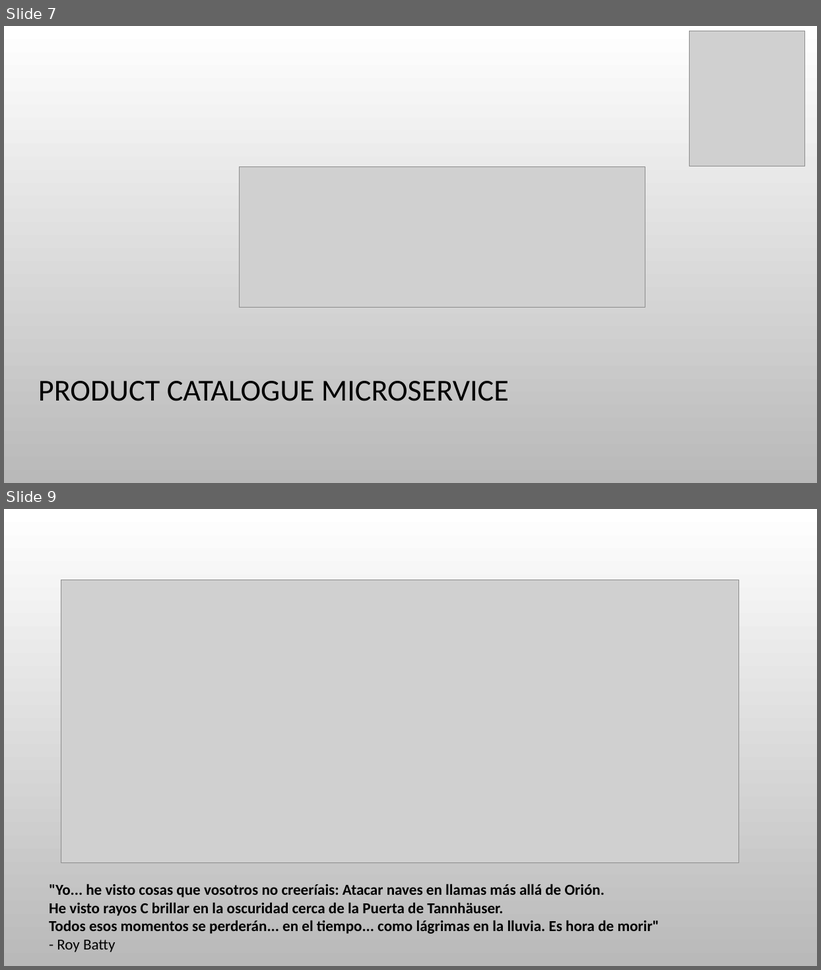
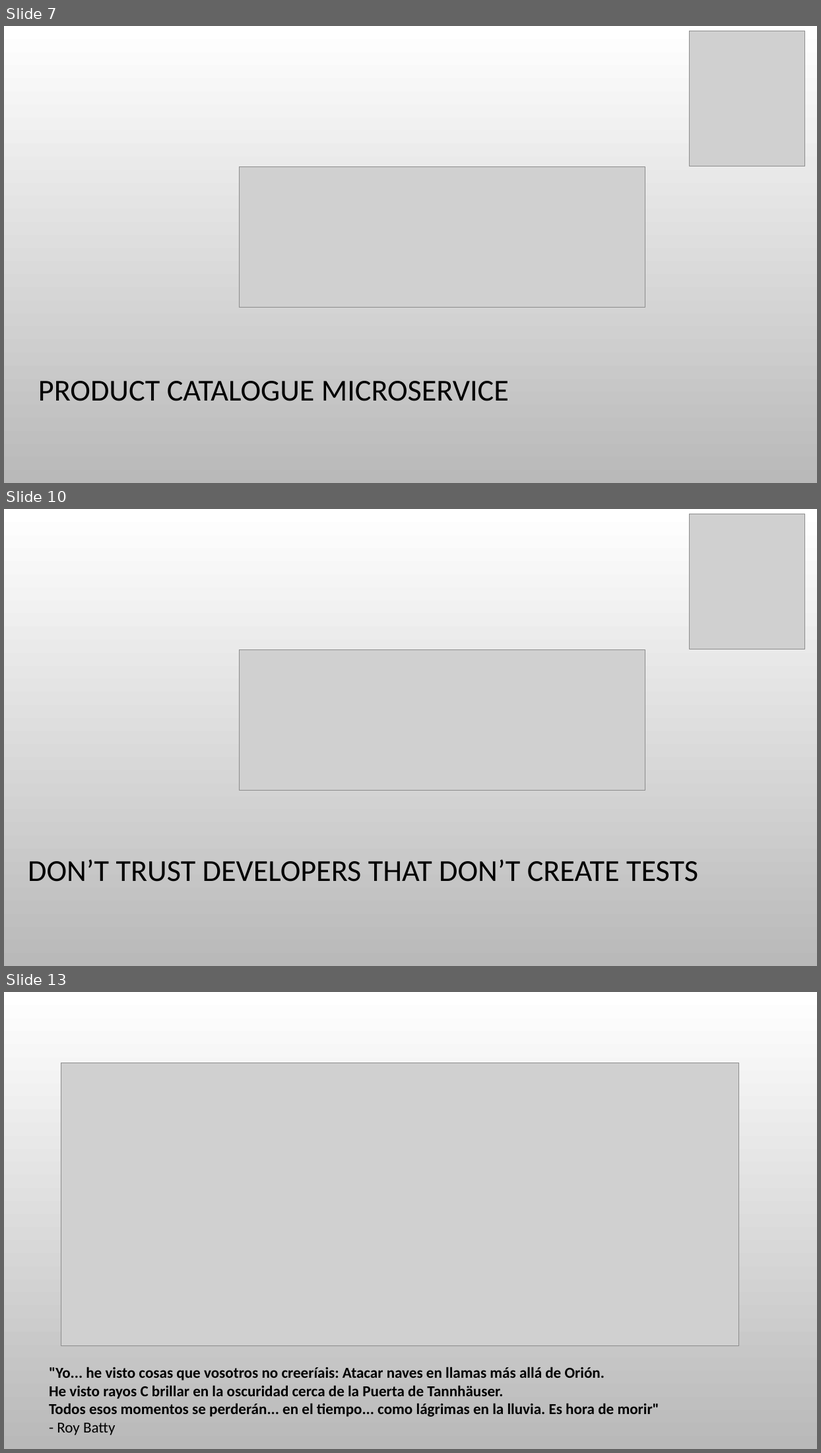
Before and after one commit to snavarropino/nancyFxSession, a slide deck: nancyFx.pptx. Shown one above the other, each under a label of ours: slides 7 and 9 before the commit, slides 7, 10 and 13 after it; the slides between them are not shown. The pictures are 821x970 and 821x1453 pixels, drawn with LibreOffice and Linux fonts; fonts in the diff are those of the drawing; grey boxes stand for pictures; background and template pictures are left out. Boxes give left, top, right and bottom in pixels: in the first picture for what was removed or moved away, otherwise in the second. Text is boxed around its words. In the diff, an @@ line names an element or a change of style, - is before the commit and + after.

Commit message:
Added tests

```diff
--- a/nancyFx.pptx
+++ b/nancyFx.pptx
@@ slide 10 added at bbox=[4, 509, 817, 966], background picture (left out) @@
@@ picture added at bbox=[689, 514, 805, 650] @@
@@ picture added at bbox=[240, 650, 646, 790] @@
@@ title added at bbox=[28, 859, 698, 882], 36 pt, text #000000 @@
+DON’T TRUST DEVELOPERS THAT DON’T CREATE TESTS
@@ what was slide 9 is now slide 13 @@
```
Also in this commit, not shown: 1 slide changed, 3 other slides added, 6 other files.
